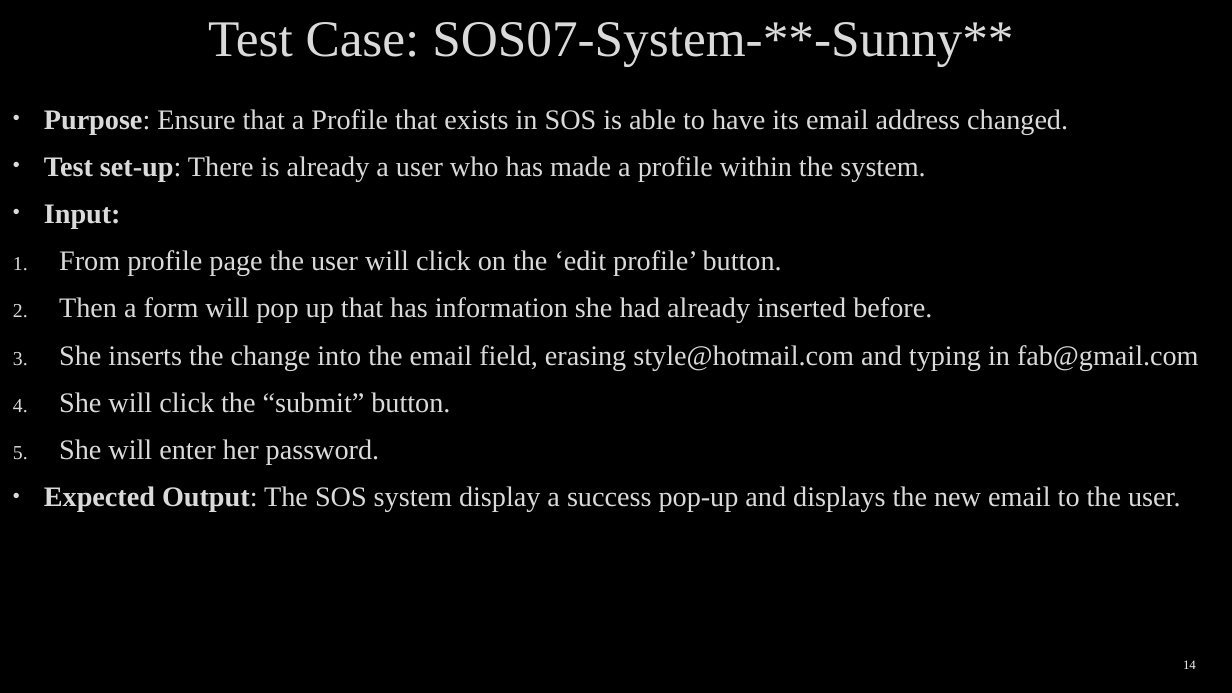
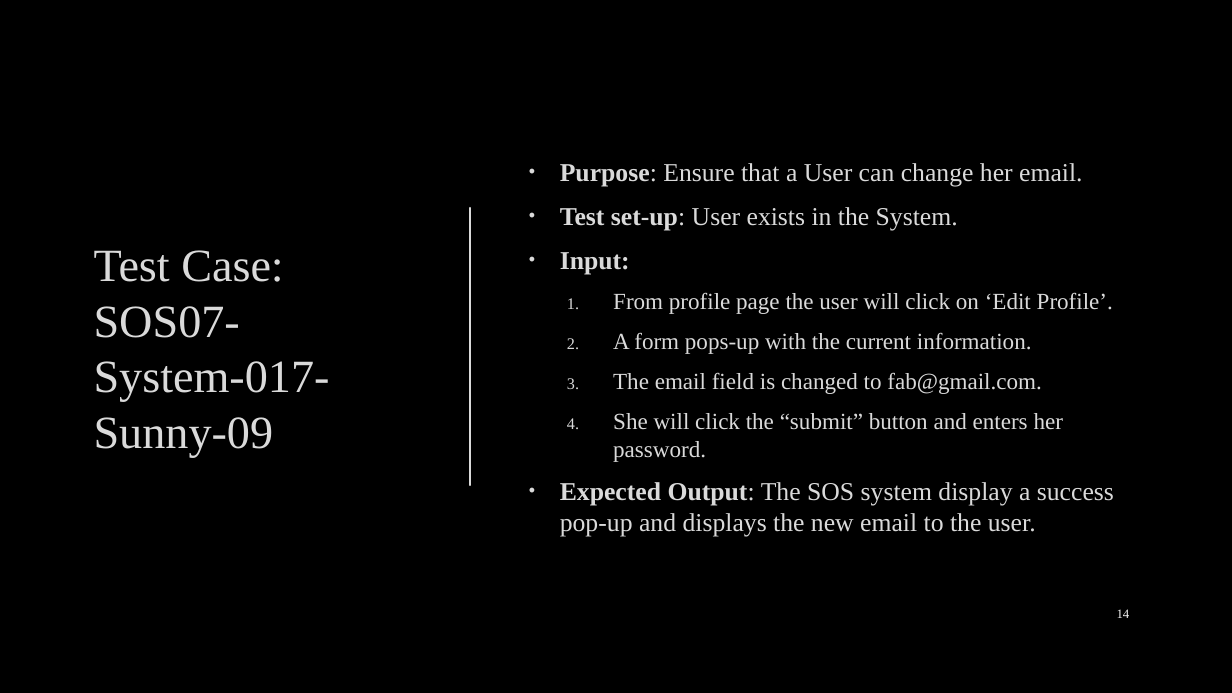
Before and after one commit to arocho032/CEN4010-Team-5, a slide deck: slide 14 of specifications/deliv3/SOS Deliverable Final Presentation.pptx. Drawn at 1232x693 pixels with LibreOffice and Linux fonts; fonts in the diff are those of the drawing; background and template pictures are left out. Boxes give left, top, right and bottom in pixels: in the first picture for what was removed or moved away, otherwise in the second. Text is boxed around its words. In the diff, an @@ line names an element or a change of style, - is before the commit and + after.

Commit message:
Powerpoint Formatting and UI Pictures

```diff
--- a/specifications/deliv3/SOS Deliverable Final Presentation.pptx
+++ b/specifications/deliv3/SOS Deliverable Final Presentation.pptx
@@ text "Purpose: Ensure that a User ...": place and size @@
-text "Purpose: Ensure that a User ..." at bbox=[44, 109, 1199, 512]
+text "Purpose: Ensure that a User ..." at bbox=[560, 163, 1114, 537]
@@ text "Purpose: Ensure that a User ..." at bbox=[560, 163, 1114, 537]: vertical alignment top to middle @@
@@ text at bbox=[560, 163, 1082, 231]: text changed; size 22 to 20 pt @@
-• Purpose: Ensure that a Profile that exists in SOS is able to have its email address changed.
-• Test set-up: There is already a user who has made a profile within the system.
+• Purpose: Ensure that a User can change her email.
+• Test set-up: User exists in the System.
@@ line added from (470, 208) to (470, 485), #DADADA 1.5 pt @@
@@ title at bbox=[94, 250, 330, 457]: text changed; size 40 to 36 pt @@
-Test Case: SOS07-System-**-Sunny**
+Test Case:
+SOS07-System-017-Sunny-09
@@ text at bbox=[560, 252, 1114, 537]: size 22 to 20 pt in "Input:", "Expected Output: The SOS system display a ..." @@
@@ text at bbox=[613, 292, 1113, 462]: text changed; size 22 to 18 pt @@
-1. From profile page the user will click on the ‘edit profile’ button.
-2. Then a form will pop up that has information she had already inserted before.
-3. She inserts the change into the email field, erasing style@hotmail.com and typing in fab@gmail.com
-4. She will click the “submit” button.
-5. She will enter her password.
+  1. From profile page the user will click on ‘Edit Profile’.
+  2. A form pops-up with the current information.
+  3. The email field is changed to fab@gmail.com.
+  4. She will click the “submit” button and enters her password.
@@ page number: place and size @@
-page number at bbox=[1183, 660, 1196, 669]
+page number at bbox=[1117, 609, 1130, 618]
@@ page number at bbox=[1117, 609, 1130, 618]: more space between paragraphs @@
```
Also in this commit, not shown: 6 other slides changed, 1 slide added, 1 slide removed, 11 other files.
